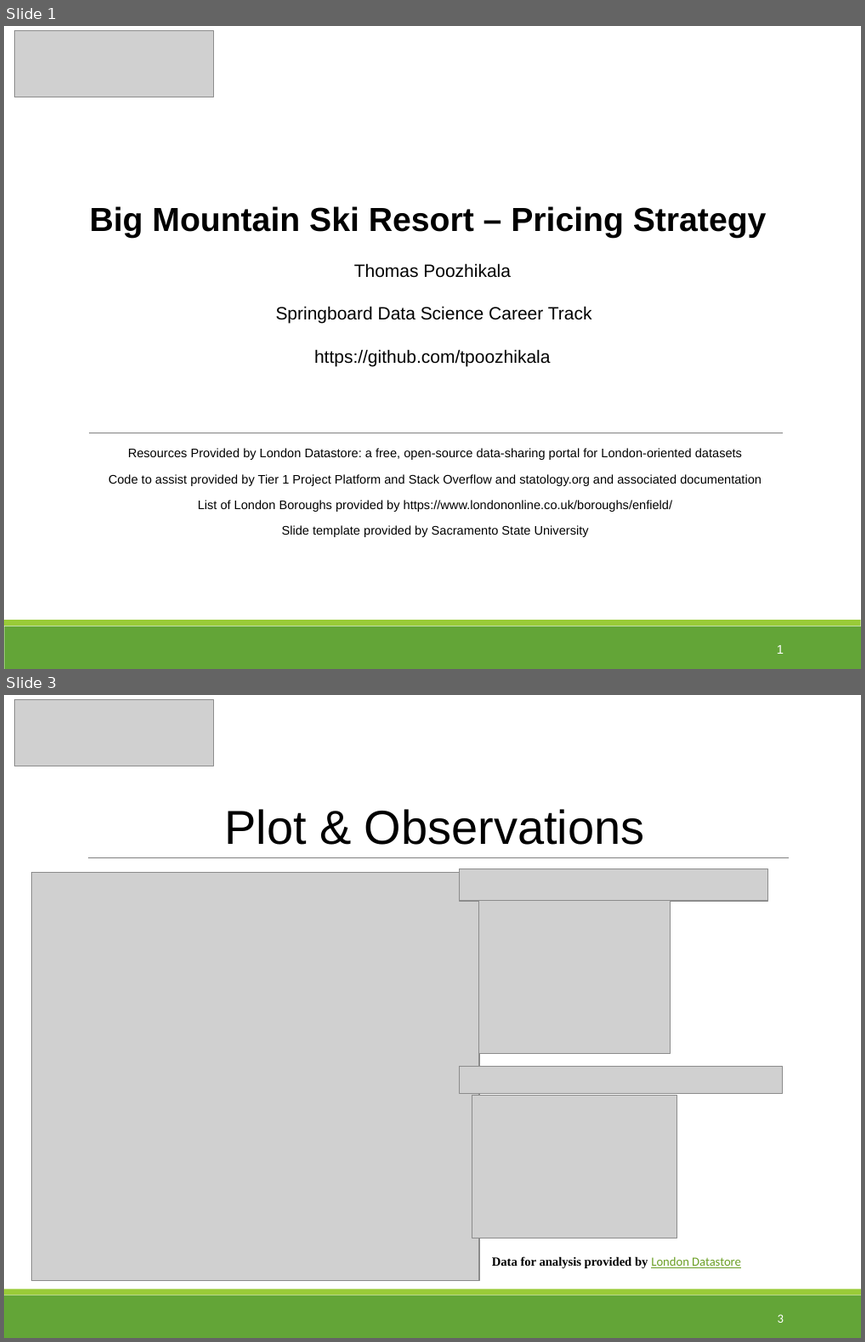
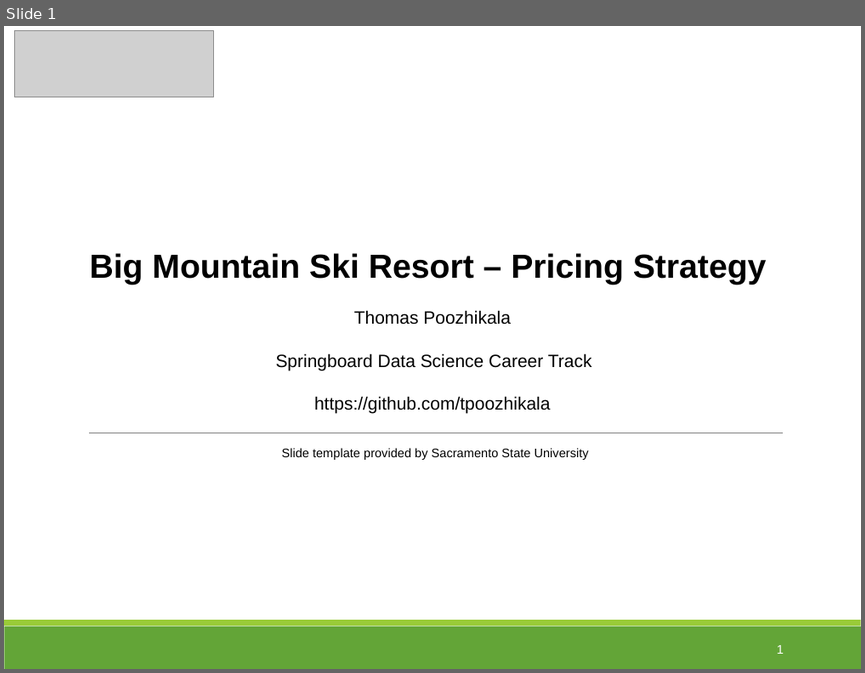
Before and after one commit to tpoozhikala/DataScienceGuidedCapstone, a slide deck: Guided_Capstone_Report_and_Presentation/Big_Mountain_Ski_Resort_Presentation.pptx. Shown one above the other, each under a label of ours: slides 1 and 3 before the commit, slide 1 after it; the slides between them are not shown. The pictures are 865x1342 and 865x673 pixels, drawn with LibreOffice and Linux fonts; fonts in the diff are those of the drawing; grey boxes stand for pictures. Boxes give left, top, right and bottom in pixels: in the first picture for what was removed or moved away, otherwise in the second. Text is boxed around its words. In the diff, an @@ line names an element or a change of style, - is before the commit and + after.

Commit message:
Modified project report and designed presentation slides for Guided Capstone

```diff
--- a/Guided_Capstone_Report_and_Presentation/Big_Mountain_Ski_Resort_Presentation.pptx
+++ b/Guided_Capstone_Report_and_Presentation/Big_Mountain_Ski_Resort_Presentation.pptx
@@ slide 3 removed at box(4, 695, 861, 1338), background #FFFFFF; not listed: 2 template elements that a slide beside it also shows @@
@@ picture removed at box(14, 700, 213, 766) @@
@@ title removed at box(224, 809, 645, 845) @@
-Plot & Observations
@@ picture removed at box(31, 873, 479, 1280) @@
@@ line removed from (88, 858) to (788, 858) @@
@@ picture removed at box(459, 869, 767, 901) @@
@@ picture removed at box(478, 900, 670, 1053) @@
@@ picture removed at box(459, 1066, 782, 1094) @@
@@ picture removed at box(472, 1095, 677, 1237) @@
@@ text removed at box(492, 1256, 741, 1268) @@
-Data for analysis provided by London Datastore
@@ page number removed at box(778, 1314, 783, 1322) @@
-3
@@ slide 1 changed as well @@
@@ text "Big Mountain Ski Resort – ...": place and size @@
-text "Big Mountain Ski Resort – ..." at box(90, 206, 766, 366)
+text "Big Mountain Ski Resort – ..." at box(90, 253, 766, 413)
@@ text at box(109, 448, 761, 511): paragraphs removed @@
-Resources Provided by London Datastore: a free, open-source data-sharing portal for London-oriented datasets
-Code to assist provided by Tier 1 Project Platform and Stack Overflow and statology.org and associated documentation
-List of London Boroughs provided by https://www.londononline.co.uk/boroughs/enfield/
@@ text "Slide template provided by Sacramento ...": place and size @@
-text "Slide template provided by Sacramento ..." at box(109, 448, 761, 537)
+text "Slide template provided by Sacramento ..." at box(282, 448, 589, 460)
```
Also in this commit, not shown: 3 other slides changed, 4 slides added, 1 other slide removed, 1 other file.
